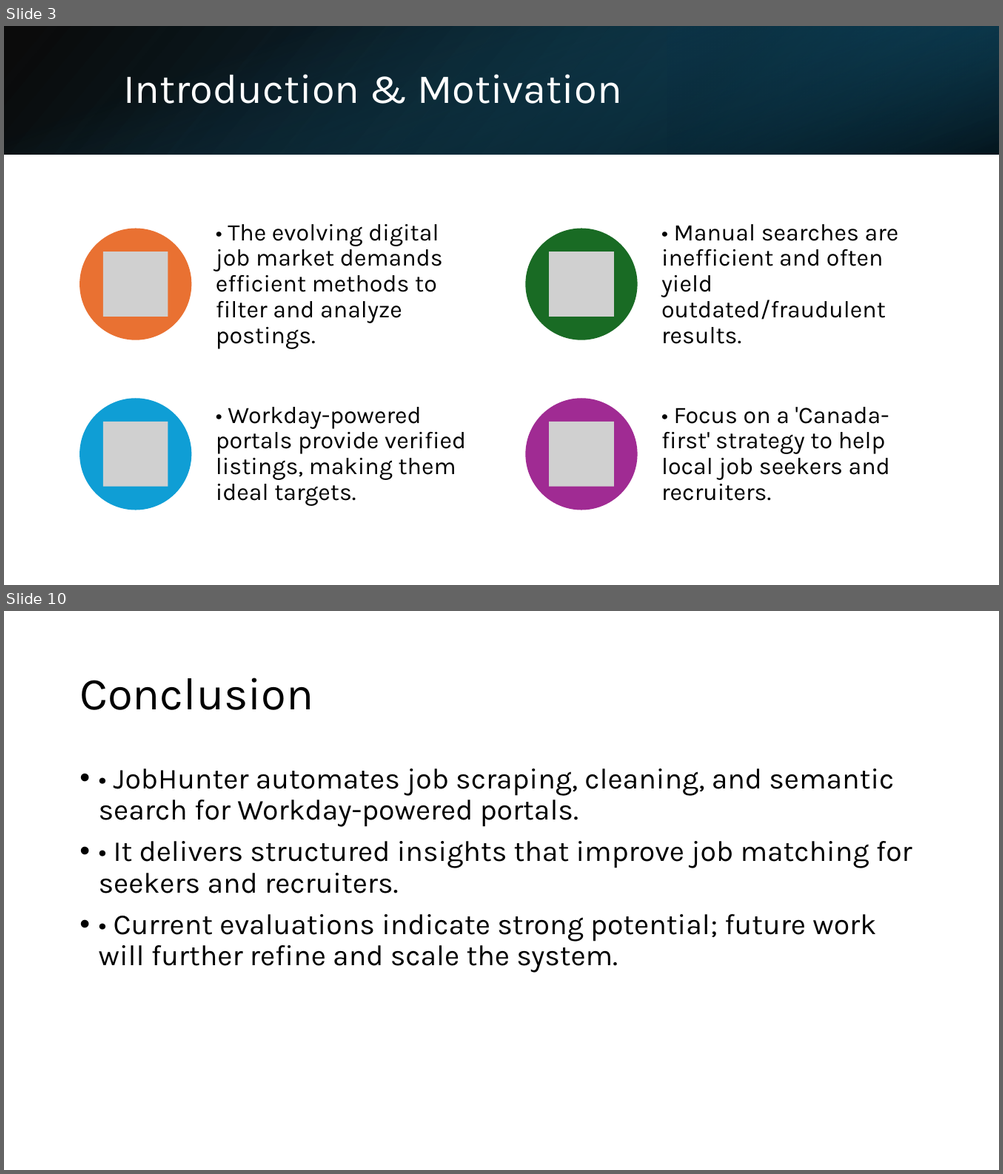
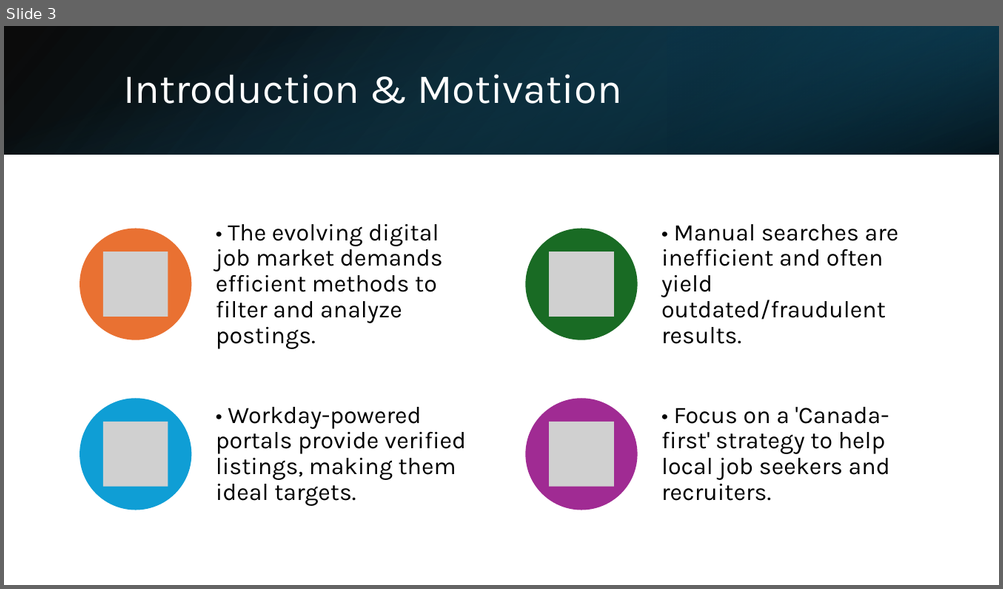
Before and after one commit to ShouravRakshit/JobHunter, a slide deck: JobHunter/JobHunter_Presentation.pptx. Shown one above the other, each under a label of ours: slides 3 and 10 before the commit, slide 3 after it; the slides between them are not shown. The pictures are 1003x1174 and 1003x589 pixels, drawn with LibreOffice and Linux fonts; fonts in the diff are those of the drawing; grey boxes stand for pictures. Boxes give left, top, right and bottom in pixels: in the first picture for what was removed or moved away, otherwise in the second. Text is boxed around its words. In the diff, an @@ line names an element or a change of style, - is before the commit and + after.

```diff
--- a/JobHunter/JobHunter_Presentation.pptx
+++ b/JobHunter/JobHunter_Presentation.pptx
@@ slide 10 removed at box(4, 611, 999, 1170), background #FFFFFF @@
@@ title removed at box(79, 678, 313, 710) @@
-Conclusion
@@ text removed at box(99, 769, 912, 973) @@
-• • JobHunter automates job scraping, cleaning, and semantic search for Workday-powered portals.
-• • It delivers structured insights that improve job matching for seekers and recruiters.
-• • Current evaluations indicate strong potential; future work will further refine and scale the system.
```
Also in this commit, not shown: 9 slides changed, 2 slides added.
